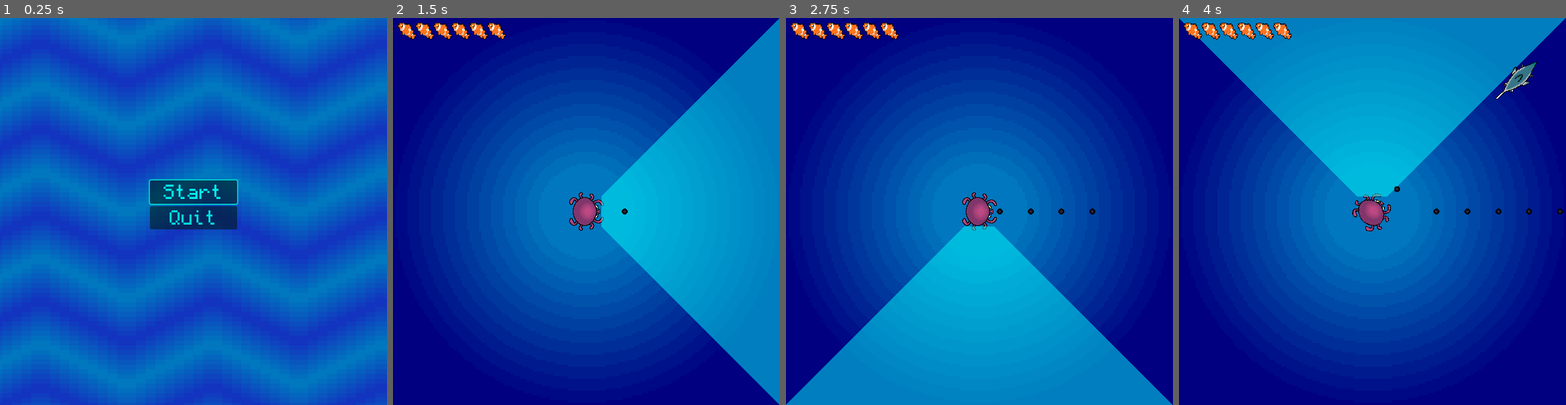
Above: before the commit, frames 1-4 (left to right).
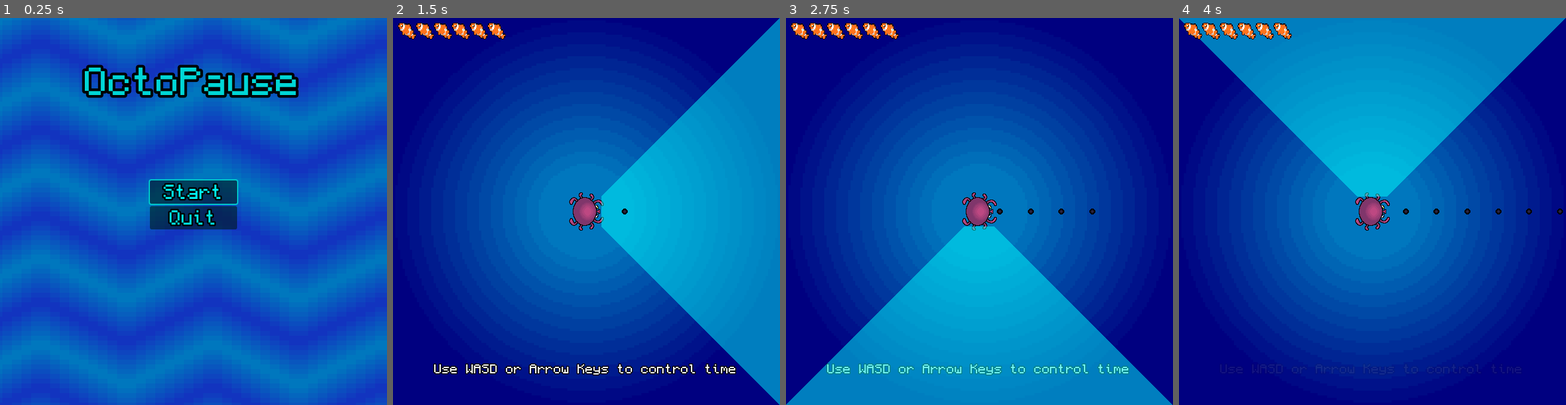
Above: after the commit, the same moments.

Repository: jonael-garcia26/OctoPause
Game: Godot game, scene res://Scenes/menu.tscn
Same seed, same stepped clock (60 frames per second), same inputs: the game is played once before the commit and once after it.
Inputs:
- Up to frame 1 (0.25 s): no input
- Up to frame 2 (1.5 s): click "Start" at 0.5 s; tap Enter at 1.25 s; hold D (right) from 1.28 s (still down)
- Up to frame 3 (2.75 s): release D (right) at 2.03 s; hold S (down) from 2.03 s (still down)
- Up to frame 4 (4 s): release S (down) at 2.78 s; hold D (right) 2.78-3.53 s; hold W (up) from 3.53 s (still down)

The runs differ from the first frame. In frame 1, 3.9% of the frame differs, in the area x 21-78%, y 12-54%; in frame 2, 1.3%; in frame 3, 1.3%; in frame 4, 0.7%.

Commit message:
label de instrucciones and finishing touches

Diff:
--- a/Scenes/GameOver.tscn
+++ b/Scenes/GameOver.tscn
@@ -59,6 +59,8 @@
 [node name="LabelScore" type="Label" parent="VBoxContainer"]
 modulate = Color(0, 1, 1, 1)
 layout_mode = 2
+theme_override_colors/font_outline_color = Color(0, 0, 0, 1)
+theme_override_constants/outline_size = 10
 theme_override_fonts/font = ExtResource("4_xynan")
 theme_override_font_sizes/font_size = 30
 text = "S"
@@ -69,6 +71,8 @@
 modulate = Color(0, 1, 1, 1)
 layout_mode = 2
 focus_neighbor_top = NodePath("../Quit2")
+theme_override_colors/font_outline_color = Color(0, 0, 0, 1)
+theme_override_constants/outline_size = 10
 theme_override_fonts/font = ExtResource("4_xynan")
 theme_override_font_sizes/font_size = 30
 text = "Retry"
@@ -78,6 +82,8 @@
 modulate = Color(0, 1, 1, 1)
 layout_mode = 2
 focus_neighbor_bottom = NodePath("../Retry")
+theme_override_colors/font_outline_color = Color(0, 0, 0, 1)
+theme_override_constants/outline_size = 10
 theme_override_fonts/font = ExtResource("4_xynan")
 theme_override_font_sizes/font_size = 30
 text = "Quit"
--- a/Scenes/main.tscn
+++ b/Scenes/main.tscn
@@ -6,9 +6,47 @@
 [ext_resource type="Texture2D" uid="uid://db1rv5jahoabt" path="res://Assets/Sprites/Background.png" id="3_j76o2"]
 [ext_resource type="PackedScene" uid="uid://c2awl4pj3dnt6" path="res://Scenes/Player.tscn" id="4_46g1p"]
 [ext_resource type="PackedScene" uid="uid://ce3fuy55bbe0l" path="res://Scenes/Killy.tscn" id="4_m0alt"]
+[ext_resource type="FontFile" uid="uid://b641ed2clbrdw" path="res://Assets/Fonts/Monocraft.ttf" id="6_c7yav"]
 [ext_resource type="PackedScene" uid="uid://666pj4t2irbx" path="res://Scenes/time_stop.tscn" id="7_3g04u"]
 [ext_resource type="PackedScene" uid="uid://d5crpah3s4lv" path="res://gui/nemoContainer.tscn" id="7_l7s0j"]
 [ext_resource type="AudioStream" uid="uid://2xnx2pap2c3o" path="res://Assets/audio/Tropical Carnival (Octopus Mix).mp3" id="8_hux26"]
+
+[sub_resource type="Animation" id="Animation_notx1"]
+length = 0.001
+tracks/0/type = "value"
+tracks/0/imported = false
+tracks/0/enabled = true
+tracks/0/path = NodePath(".:self_modulate")
+tracks/0/interp = 1
+tracks/0/loop_wrap = true
+tracks/0/keys = {
+"times": PackedFloat32Array(0),
+"transitions": PackedFloat32Array(1),
+"update": 0,
+"values": [Color(1, 1, 1, 1)]
+}
+
+[sub_resource type="Animation" id="Animation_nldwr"]
+resource_name = "fade_out"
+length = 1.5
+tracks/0/type = "value"
+tracks/0/imported = false
+tracks/0/enabled = true
+tracks/0/path = NodePath(".:self_modulate")
+tracks/0/interp = 1
+tracks/0/loop_wrap = true
+tracks/0/keys = {
+"times": PackedFloat32Array(0, 1.5),
+"transitions": PackedFloat32Array(1, 1),
+"update": 0,
+"values": [Color(1, 1, 1, 1), Color(1, 1, 1, 0)]
+}
+
+[sub_resource type="AnimationLibrary" id="AnimationLibrary_kjy6c"]
+_data = {
+"RESET": SubResource("Animation_notx1"),
+"fade_out": SubResource("Animation_nldwr")
+}
 
 [sub_resource type="Curve2D" id="Curve2D_tvcvj"]
 _data = {
@@ -24,9 +62,31 @@
 texture = ExtResource("3_j76o2")
 centered = false
 
+[node name="Label" type="Label" parent="Background"]
+anchors_preset = 7
+anchor_left = 0.5
+anchor_top = 1.0
+anchor_right = 0.5
+anchor_bottom = 1.0
+offset_left = -205.0
+offset_top = -71.0
+offset_right = 201.0
+offset_bottom = -48.0
+grow_horizontal = 2
+grow_vertical = 0
+theme_override_colors/font_outline_color = Color(0, 0, 0, 1)
+theme_override_constants/outline_size = 6
+theme_override_fonts/font = ExtResource("6_c7yav")
+theme_override_font_sizes/font_size = 20
+text = "Use WASD or Arrow Keys to control time"
+
+[node name="Fade" type="AnimationPlayer" parent="Background/Label"]
+libraries = {
+"": SubResource("AnimationLibrary_kjy6c")
+}
+
 [node name="EnemyTimer" type="Timer" parent="."]
 wait_time = 3.0
-autostart = true
 
 [node name="StartTimer" type="Timer" parent="."]
 wait_time = 2.0
--- a/Scenes/menu.tscn
+++ b/Scenes/menu.tscn
@@ -57,6 +57,8 @@
 modulate = Color(0, 1, 1, 1)
 layout_mode = 2
 focus_neighbor_top = NodePath("../Quit")
+theme_override_colors/font_outline_color = Color(0, 0, 0, 1)
+theme_override_constants/outline_size = 10
 theme_override_fonts/font = ExtResource("3_if7dh")
 theme_override_font_sizes/font_size = 30
 text = "Start"
@@ -66,10 +68,29 @@
 modulate = Color(0, 1, 1, 1)
 layout_mode = 2
 focus_neighbor_bottom = NodePath("../Start")
+theme_override_colors/font_outline_color = Color(0, 0, 0, 1)
+theme_override_constants/outline_size = 10
 theme_override_fonts/font = ExtResource("3_if7dh")
 theme_override_font_sizes/font_size = 30
 text = "Quit"
 script = SubResource("GDScript_1wvsp")
 
+[node name="Label" type="Label" parent="."]
+modulate = Color(0, 0.837235, 0.837234, 1)
+layout_mode = 1
+anchors_preset = 5
+anchor_left = 0.5
+anchor_right = 0.5
+offset_left = -182.0
+offset_top = 75.0
+offset_right = 178.0
+offset_bottom = 136.0
+grow_horizontal = 2
+theme_override_colors/font_outline_color = Color(0, 0, 0, 1)
+theme_override_constants/outline_size = 18
+theme_override_fonts/font = ExtResource("3_if7dh")
+theme_override_font_sizes/font_size = 60
+text = "OctoPause"
+
 [connection signal="pressed" from="VBoxContainer/Start" to="VBoxContainer/Start" method="_on_pressed"]
 [connection signal="pressed" from="VBoxContainer/Quit" to="VBoxContainer/Quit" method="_on_pressed"]
--- a/Scripts/main.gd
+++ b/Scripts/main.gd
@@ -4,13 +4,14 @@
 @onready var NemoContainer = $CanvasLayer/NemoContainer
 @onready var player = $Player
 @onready var EnemyTimer = $EnemyTimer
-
+@onready var labelFade_anim = $Background/Label/Fade
 
 func _ready() -> void:
 	Global.Score = 0
 	NemoContainer.setMaxNemos(player.maxHealth)
 	NemoContainer.updateNemos(player.currHealth)
 	player.hit.connect(NemoContainer.updateNemos)
+	new_game()
 
 func new_game():
 	$Player.start($StartPos.position)
@@ -57,6 +58,8 @@
 
 func _on_start_timer_timeout() -> void:
 	EnemyTimer.start()
+	labelFade_anim.play("fade_out")
+	print("hola")
 
 # Function to randomly choose between the pufferfish and swordfish
 func choose_random_enemy() -> int:
--- a/Scripts/player.gd
+++ b/Scripts/player.gd
@@ -36,7 +36,7 @@
 	enemy.queue_free()
 
 
-	print(currHealth)
+
 	if currHealth <= 0:
 		hide()
 		$Hitbox.set_deferred("disabled", true)
Not shown: 1 places in Scenes/main.tscn that only renumber resources
